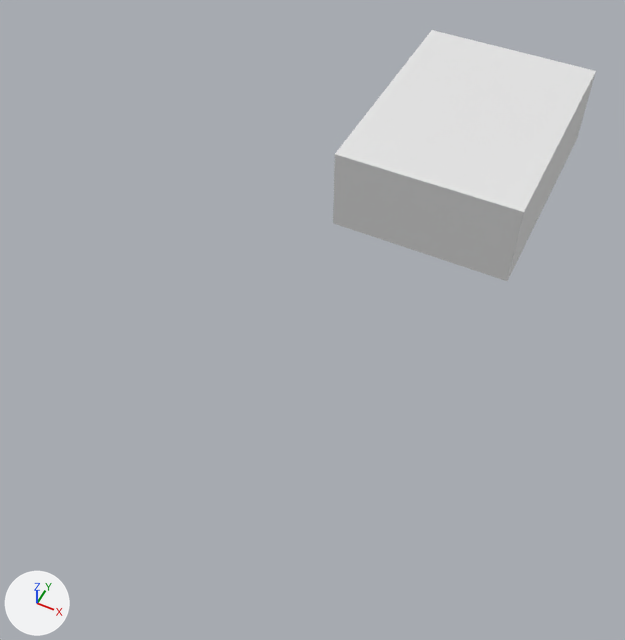
What one commit did to the Blender file case/working copy.blend.
One viewpoint serves both versions: a 50 mm lens placed at (53.2, -105.3, 142.8), pointed at (-11.0, 23.1, -17.7). The axes (+X, +Y, +Z) are drawn at lower left. The lights are the same throughout. The same objects are shown in both versions, whatever each file hides.

Names of what the first picture shows: 'RelayBox cutout'.
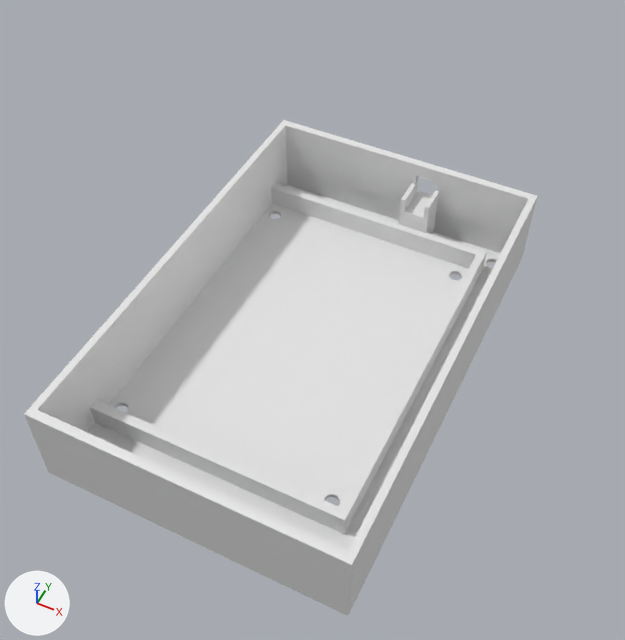
Commit message: Relay Box added

Not drawn themselves, but carrying or shaping drawn objects: ob_usb_cutout, ob_connector_cutout_1, ob_led_cutout, ob_relay_inner_frame_cutout, ob_bottom_wirecutout, ob_connector_cutout_1_002, ob_screw_hole_front_right, ob_screw_hole_front_left, ob_screw_hole_back__left, ob_screw_hole_back_right, ob_screw_hoder_front_right, ob_screw_holder_front_left, ob_screw_holder_back_left, ob_screw_holder_back_right.

Pixel boxes [x1, y1, x2, y2] of what changed, in the pictures (625 x 640 px):
'MainBoxBase', deleted, shown, added
    after: [24, 120, 537, 616]
'RelayBox cutout', moved, rescaled, reshaped (51% wider, 40% taller)
    before: [333, 30, 596, 281]
    after: [90, 183, 487, 534]
'Connector support 1.002', added
    after: [399, 181, 439, 234]

The change, as a diff of the scene's bpy script:
```diff
--- a/case/working copy.blend.py
+++ b/case/working copy.blend.py
@@ me_circle_016 @@
+me_circle_016 = me_circle_012.copy(); me_circle_016.name = 'Circle.016'  # the mesh of ob_screw_holder_back__left_hollow
@@ me_circle_015 @@
+me_circle_015 = me_circle_012.copy(); me_circle_015.name = 'Circle.015'  # the mesh of ob_screw_holder_back__left_hollow
@@ me_circle_014 @@
+me_circle_014 = me_circle_012.copy(); me_circle_014.name = 'Circle.014'  # the mesh of ob_screw_holder_back__left_hollow
@@ ob_relaybox_cutout @@
 ob_relaybox_cutout = bpy.data.objects.new('RelayBox cutout', me_cube_005)
-ob_relaybox_cutout.location = (0.0, 103.5, -15.0)
-ob_relaybox_cutout.scale = (26.5, 36.0, 12.5)
+ob_relaybox_cutout.location = (-2.7, 2.5, 3.5)
+ob_relaybox_cutout.scale = (27.4, 38.0, 2.5)
@@ ob_mainboxbase @@
 ob_mainboxbase.location = (0.0, 0.0, 0.0)
-ob_mainboxbase.scale = (1.0, 1.54, 1.08)
+ob_mainboxbase.scale = (1.0, 1.54, 1.46)
 _m = ob_mainboxbase.modifiers.new('Boolean', 'BOOLEAN')
@@ ob_mainboxbase @@
 _m = ob_mainboxbase.modifiers.new('Boolean.001', 'BOOLEAN')
-_m.object = ob_usb_cutout
 _m = ob_mainboxbase.modifiers.new('Boolean.002', 'BOOLEAN')
-_m.object = ob_connector_cutout_1
 _m = ob_mainboxbase.modifiers.new('Boolean.003', 'BOOLEAN')
@@ ob_mainboxbase @@
 _m = ob_mainboxbase.modifiers.new('Boolean.004', 'BOOLEAN')
-_m.object = ob_led_cutout
 _m = ob_mainboxbase.modifiers.new('Boolean.005', 'BOOLEAN')
 _m.object = ob_bottom_wirecutout
-ob_mainboxbase.hide_set(True)
@@ ob_bottom_wirecutout @@
 ob_bottom_wirecutout = bpy.data.objects.new('bottom wirecutout', me_cube_003)
-ob_bottom_wirecutout.location = (0.0, 45.5, 0.0)
+ob_bottom_wirecutout.location = (0.0, -44.2, 0.0)
 ob_bottom_wirecutout.scale = (2.0, 1.0, 2.4)
@@ ob_usb_cutout @@
-ob_usb_cutout = bpy.data.objects.new('USB cutout', me_cube_002)
@@ ob_connector_cutout_1 @@
-ob_connector_cutout_1 = bpy.data.objects.new('Connector cutout 1', me_cube_008)
@@ ob_led_cutout @@
-ob_led_cutout = bpy.data.objects.new('LED cutout', me_cube)
@@ ob_screw_hole_front_right @@
 ob_screw_hole_front_right.location = (26.0, 42.7, -0.767)
-ob_screw_hole_front_right.hide_set(True)
@@ ob_screw_hole_front_left @@
-ob_screw_hole_front_left = bpy.data.objects.new('Screw hole front left', me_circle_001)
+ob_screw_hole_front_left = bpy.data.objects.new('Screw hole front left', me_circle_014)
 ob_screw_hole_front_left.location = (-26.0, 42.7, -1.272)
-ob_screw_hole_front_left.hide_set(True)
@@ ob_screw_hole_back__left @@
-ob_screw_hole_back__left = bpy.data.objects.new('Screw hole back  left', me_circle_002)
+ob_screw_hole_back__left = bpy.data.objects.new('Screw hole back  left', me_circle_015)
 ob_screw_hole_back__left.location = (-26.0, -42.7, -1.035)
-ob_screw_hole_back__left.hide_set(True)
@@ ob_screw_hole_back_right @@
-ob_screw_hole_back_right = bpy.data.objects.new('Screw hole back right', me_circle_003)
+ob_screw_hole_back_right = bpy.data.objects.new('Screw hole back right', me_circle_016)
 ob_screw_hole_back_right.location = (26.0, -42.7, -1.0)
-ob_screw_hole_back_right.hide_set(True)
@@ ob_screw_hoder_front_right @@
-ob_screw_hoder_front_right = bpy.data.objects.new('Screw hoder front right', me_circle_004)
@@ ob_screw_holder_front_left @@
-ob_screw_holder_front_left = bpy.data.objects.new('Screw holder front left', me_circle_005)
@@ ob_screw_holder_back_left @@
-ob_screw_holder_back_left = bpy.data.objects.new('Screw holder back left', me_circle_006)
@@ ob_screw_holder_back_right @@
-ob_screw_holder_back_right = bpy.data.objects.new('Screw holder back right', me_circle_007)
@@ ob_connector_cutout_1_002 @@
+ob_connector_cutout_1_002 = bpy.data.objects.new('Connector cutout 1.002', me_cube_028)  # a box spanning x 7.16..10.66, y -1.75..1.75, z -1.75..3.89
+ob_connector_cutout_1_002.location = (-5.809, 49.0, 11.98)
+ob_connector_cutout_1_002.scale = (1.36, 2.29, 1.0)
@@ ob_connector_support_1_002 @@
+ob_connector_support_1_002 = bpy.data.objects.new('Connector support 1.002', me_cube_027)  # 24 vertices, 18 faces; spans x 4.54..8.04, y -1.75..1.75, z -8.75..1.75
+ob_connector_support_1_002.location = (-5.8, 44.2, 11.5)
+ob_connector_support_1_002.scale = (1.94, 2.29, 1.14)
@@ ob_relay_inner_frame_cutout @@
+ob_relay_inner_frame_cutout = bpy.data.objects.new('Relay Inner Frame cutout', me_cube_005)
+ob_relay_inner_frame_cutout.location = (-3.741, 2.504, 3.472)
+ob_relay_inner_frame_cutout.scale = (26.5, 36.0, 12.5)
```
